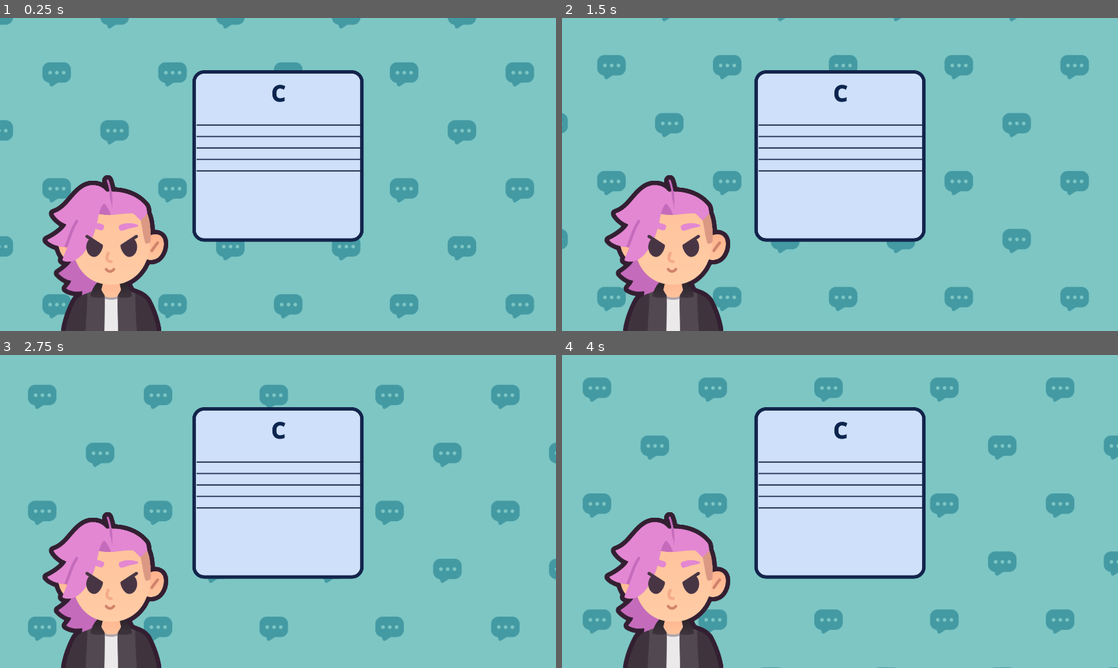
Above: before the commit, frames 1-4 (two rows, left to right).
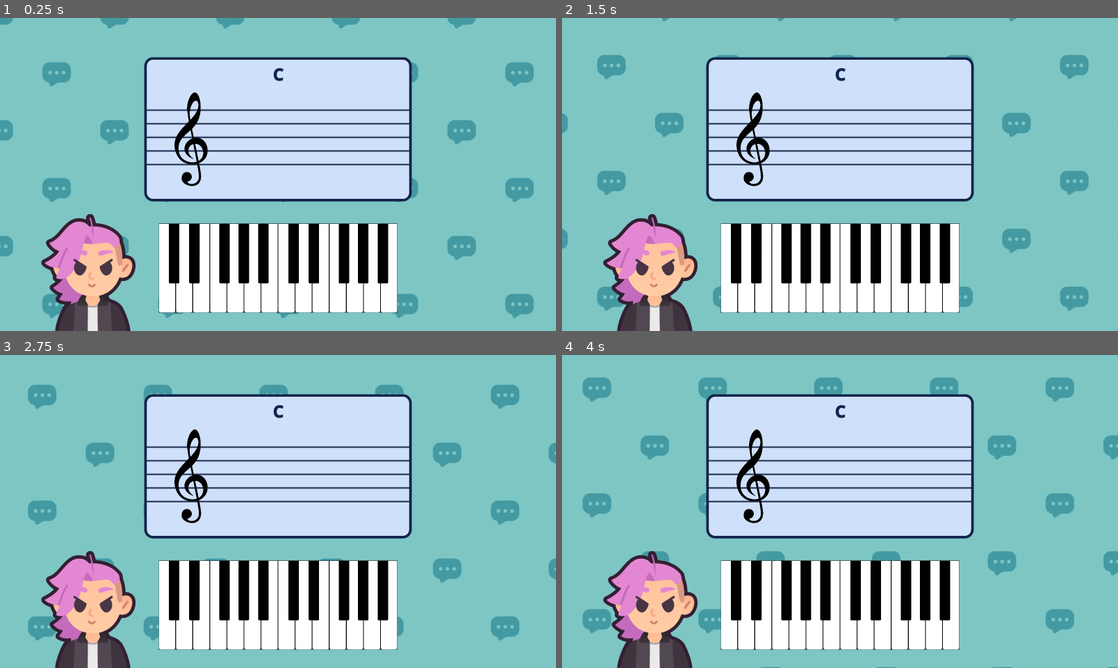
Above: after the commit, the same moments.

Repository: jonathanngkh/lofi-layers
Game: Godot game, scene res://CMajorScaleLevelOne.tscn
Two runs of this game, one before a commit and one after it. Both use one fixed random seed, a clock stepped at 60 frames per second and the inputs below. The project has no main scene, so this scene is started directly.
Inputs (mouse positions are in pixels of both pictures, inside the frame that each line leads up to):
- Up to frame 1 (0.25 s): no input
- Up to frame 2 (1.5 s): move the mouse to (962, 158) at 0.52 s; click (962, 158) at 0.67 s; drag from (728, 190) to (812, 237) at 1.27 s
- Up to frame 3 (2.75 s): tap Enter at 2 s; move the mouse to (333, 442) at 2.02 s; click (333, 442) at 2.17 s
- Up to frame 4 (4 s): drag from (812, 574) to (673, 464) at 2.77 s; move the mouse to (1006, 558) at 3.52 s; click (1006, 558) at 3.67 s

The runs differ from the first frame. In frame 1, 33% of the frame differs, in the area x 7-96%, y 12-100%; in frame 2, 33%; in frame 3, 33%; in frame 4, 33%, in the area x 4-100%, y 8-100%.

Commit message:
added piano and messed with anchors and stuff some more. forget about responsive design. just make it work first. then add different resolution options later

Diff:
--- a/CMajorScaleLevelOne.tscn
+++ b/CMajorScaleLevelOne.tscn
@@ -7,6 +7,8 @@
 [ext_resource type="Texture2D" uid="uid://behgjeiqg5ojl" path="res://assets/characters/pink.png" id="4_hhiak"]
 [ext_resource type="Texture2D" uid="uid://bqtb64p2by5xs" path="res://assets/characters/expressions/emotion_determined.png" id="6_wuv8d"]
 [ext_resource type="Texture2D" uid="uid://c764sj6i7ua68" path="res://assets/music theory/staff lines.png" id="7_xkw4a"]
+[ext_resource type="Texture2D" uid="uid://dw2wbv5llap1p" path="res://assets/music theory/treble clef.png" id="8_2fvjo"]
+[ext_resource type="Texture2D" uid="uid://c8vub0d8x46h0" path="res://assets/music theory/piano.png" id="8_idyi8"]
 
 [sub_resource type="ShaderMaterial" id="ShaderMaterial_3ay7s"]
 shader = ExtResource("2_mwxum")
@@ -23,7 +25,7 @@
 grow_horizontal = 2
 grow_vertical = 2
 theme = ExtResource("1_kywhn")
-metadata/_edit_vertical_guides_ = [960.0]
+metadata/_edit_vertical_guides_ = [1280.0]
 
 [node name="MidiListener" parent="." instance=ExtResource("1_ue8xs")]
 
@@ -71,24 +73,53 @@
 offset_left = 664.0
 offset_top = 180.0
 offset_right = -664.0
-offset_bottom = -308.0
+offset_bottom = -596.0
 grow_horizontal = 2
 grow_vertical = 2
 bbcode_enabled = true
 text = "[center][b]C
 [/b][/center]"
 
-[node name="TextureRect" type="TextureRect" parent="TextBox"]
+[node name="Staff" type="TextureRect" parent="TextBox"]
 layout_mode = 1
 anchors_preset = 15
 anchor_right = 1.0
 anchor_bottom = 1.0
-offset_left = 14.0
-offset_top = 81.0
-offset_right = -1.0
-offset_bottom = -116.0
+offset_top = 72.0
+offset_bottom = 34.0
 grow_horizontal = 2
 grow_vertical = 2
 texture = ExtResource("7_xkw4a")
-expand_mode = 5
-stretch_mode = 6
+expand_mode = 1
+
+[node name="TextureRect" type="TextureRect" parent="TextBox/Staff"]
+layout_mode = 1
+anchors_preset = -1
+anchor_left = 0.064
+anchor_top = 0.123
+anchor_right = 0.064
+anchor_bottom = 0.123
+offset_left = 0.151996
+offset_top = 0.00199787
+offset_right = 295.152
+offset_bottom = 458.002
+grow_horizontal = 2
+grow_vertical = 2
+texture = ExtResource("8_2fvjo")
+expand_mode = 1
+stretch_mode = 4
+
+[node name="TextureRect" type="TextureRect" parent="."]
+layout_mode = 1
+anchors_preset = 15
+anchor_right = 1.0
+anchor_bottom = 1.0
+offset_left = 730.0
+offset_top = 946.0
+offset_right = -729.0
+offset_bottom = -84.0
+grow_horizontal = 2
+grow_vertical = 2
+texture = ExtResource("8_idyi8")
+expand_mode = 1
+stretch_mode = 5
--- a/assets/themes/main_theme.tres
+++ b/assets/themes/main_theme.tres
@@ -3,6 +3,7 @@
 [ext_resource type="StyleBox" uid="uid://dbki0od6bppf7" path="res://assets/themes/hover_style_box_flat.tres" id="1_c555d"]
 [ext_resource type="StyleBox" uid="uid://dkymnk5x7l8ct" path="res://assets/themes/normal_style_box_flat.tres" id="2_u5dih"]
 [ext_resource type="StyleBox" uid="uid://jbymowip3hm3" path="res://assets/themes/pressed_style_box_flat.tres" id="3_ncs1c"]
+[ext_resource type="StyleBox" uid="uid://c3vg77v3o5fv0" path="res://assets/themes/rich_text_label_style_box_flat.tres" id="4_xk0i7"]
 
 [sub_resource type="StyleBoxFlat" id="StyleBoxFlat_ncial"]
 bg_color = Color(0.309804, 0.309804, 0.309804, 0.509804)
@@ -13,23 +14,6 @@
 
 [sub_resource type="StyleBoxEmpty" id="StyleBoxEmpty_o67dh"]
 
-[sub_resource type="StyleBoxFlat" id="StyleBoxFlat_b2drv"]
-content_margin_left = 48.0
-content_margin_top = 32.0
-content_margin_right = 48.0
-content_margin_bottom = 36.0
-bg_color = Color(0.807843, 0.878431, 0.980392, 1)
-skew = Vector2(2.08165e-12, 2.08165e-12)
-border_width_left = 12
-border_width_top = 12
-border_width_right = 12
-border_width_bottom = 12
-border_color = Color(0.0745098, 0.141176, 0.294118, 1)
-corner_radius_top_left = 40
-corner_radius_top_right = 40
-corner_radius_bottom_right = 40
-corner_radius_bottom_left = 40
-
 [resource]
 default_font_size = 72
 Button/styles/disabled = SubResource("StyleBoxFlat_ncial")
@@ -38,6 +22,7 @@
 Button/styles/normal = ExtResource("2_u5dih")
 Button/styles/pressed = ExtResource("3_ncs1c")
 HBoxContainer/constants/separation = 20
+Panel/styles/panel = ExtResource("4_xk0i7")
 RichTextLabel/colors/default_color = Color(0.0470588, 0.145098, 0.305882, 1)
-RichTextLabel/styles/normal = SubResource("StyleBoxFlat_b2drv")
+RichTextLabel/styles/normal = ExtResource("4_xk0i7")
 VBoxContainer/constants/separation = 20
--- /dev/null
+++ b/assets/themes/rich_text_label_style_box_flat.tres
@@ -0,0 +1,18 @@
+[gd_resource type="StyleBoxFlat" format=3 uid="uid://c3vg77v3o5fv0"]
+
+[resource]
+content_margin_left = 48.0
+content_margin_top = 32.0
+content_margin_right = 48.0
+content_margin_bottom = 36.0
+bg_color = Color(0.807843, 0.878431, 0.980392, 1)
+skew = Vector2(2.08165e-12, 2.08165e-12)
+border_width_left = 12
+border_width_top = 12
+border_width_right = 12
+border_width_bottom = 12
+border_color = Color(0.0745098, 0.141176, 0.294118, 1)
+corner_radius_top_left = 40
+corner_radius_top_right = 40
+corner_radius_bottom_right = 40
+corner_radius_bottom_left = 40
--- a/project.godot
+++ b/project.godot
@@ -20,10 +20,10 @@
 
 [display]
 
-window/size/viewport_width=1920
-window/size/viewport_height=1080
-window/stretch/mode="canvas_items"
-window/stretch/aspect="expand"
+window/size/viewport_width=2560
+window/size/viewport_height=1440
+window/size/window_width_override=2560
+window/size/window_height_override=1440
 window/stretch/scale_mode="integer"
 
 [editor_plugins]
Not shown: 1 places in CMajorScaleLevelOne.tscn that only renumber resources
Binary file added: assets/music theory/piano.png
Not shown, added: assets/music theory/piano.png.import
Binary file added: assets/music theory/treble clef.png
Not shown, added: assets/music theory/treble clef.png.import
